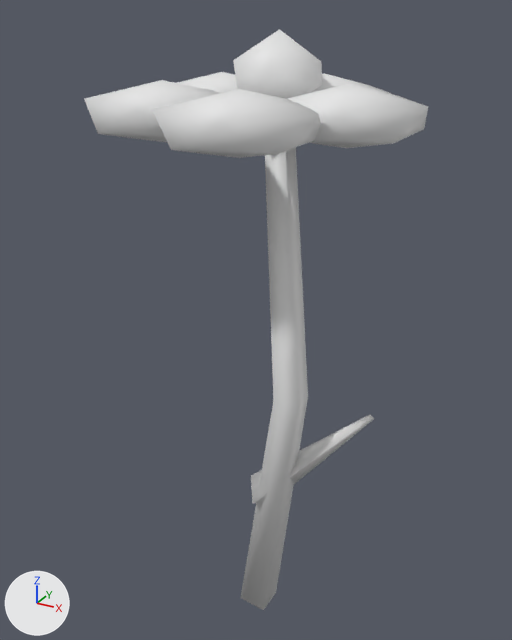
The glTF model assets/models/objects/flower_v1.glb: old version first, new version second.
Both versions are drawn from a 50 mm lens placed at (0.166, -0.306, 0.346), pointed at (-0.005, 0.006, 0.19). Arrows for +X, +Y and +Z are at lower left; the lights stay in place. The older version comes first.

Names of what the first picture shows: 'flower_v1'.
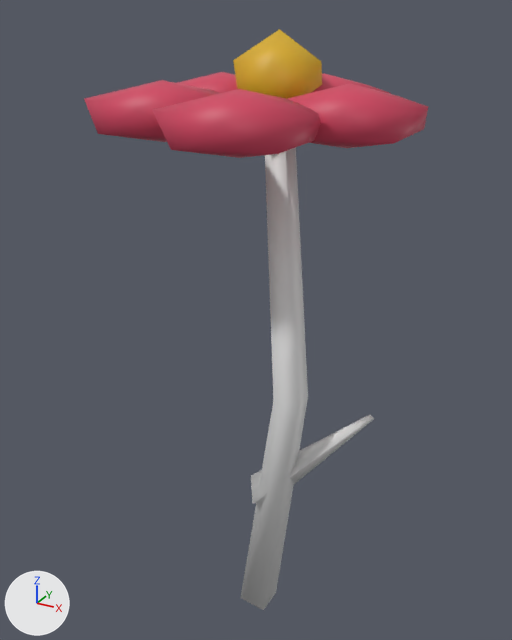
Changed parts and their boxes (x1, y1, x2, y2) in the pictures (512 x 640 px):
part 1 of me_flower_v1, recoloured (white to red): (84, 72, 428, 158) in both
part 2 of me_flower_v1, recoloured (darker): (233, 29, 322, 99) in both

What changed in the scene script:
```text
Change me_flower_v1:
    where me_flower_v1.from_pydata(...)  # 90 vertices, 148 faces; spans x -0.072..0.081, y -0.077..0.077, z -0.001..0.337
    used by ob_flower_v1; location = (0.0, 0.0, 0.0)
    me_flower_v1 part 1: 100 faces centred in x -0.068..0.076, y -0.072..0.072, z 0.293..0.311 are repainted in the vertex colours; the middle colour goes from white #ffffff to red #e84a6a
    me_flower_v1 part 2: 20 faces centred in x -0.02..0.02, y 0.001..0.039, z 0.296..0.328 are repainted in the vertex colours; the middle colour goes from white #ffffff to yellow #f0c020
```
